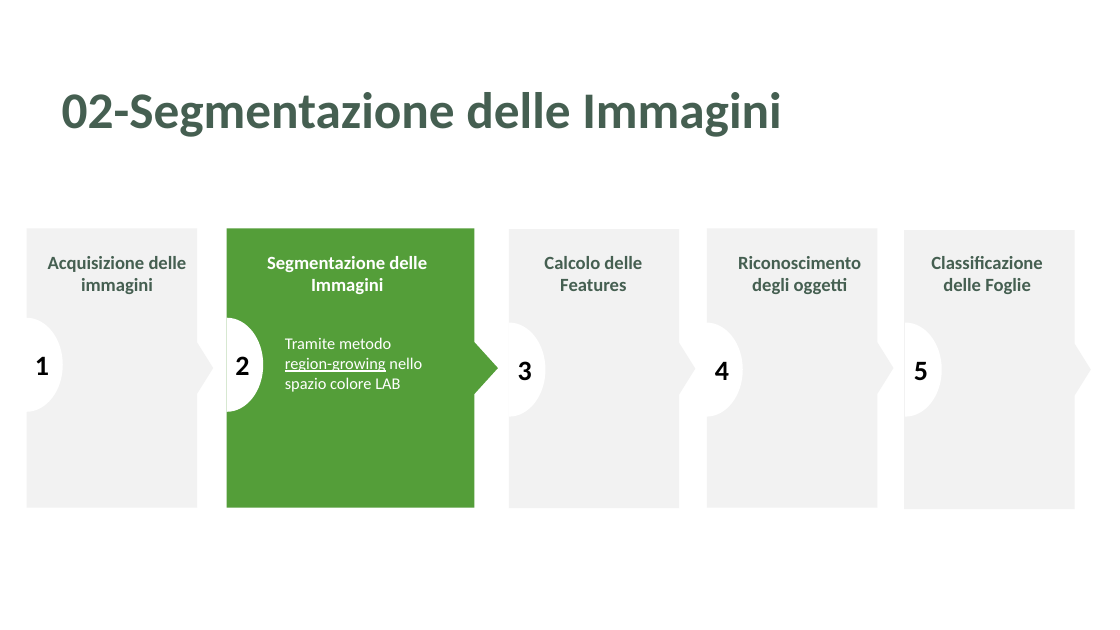
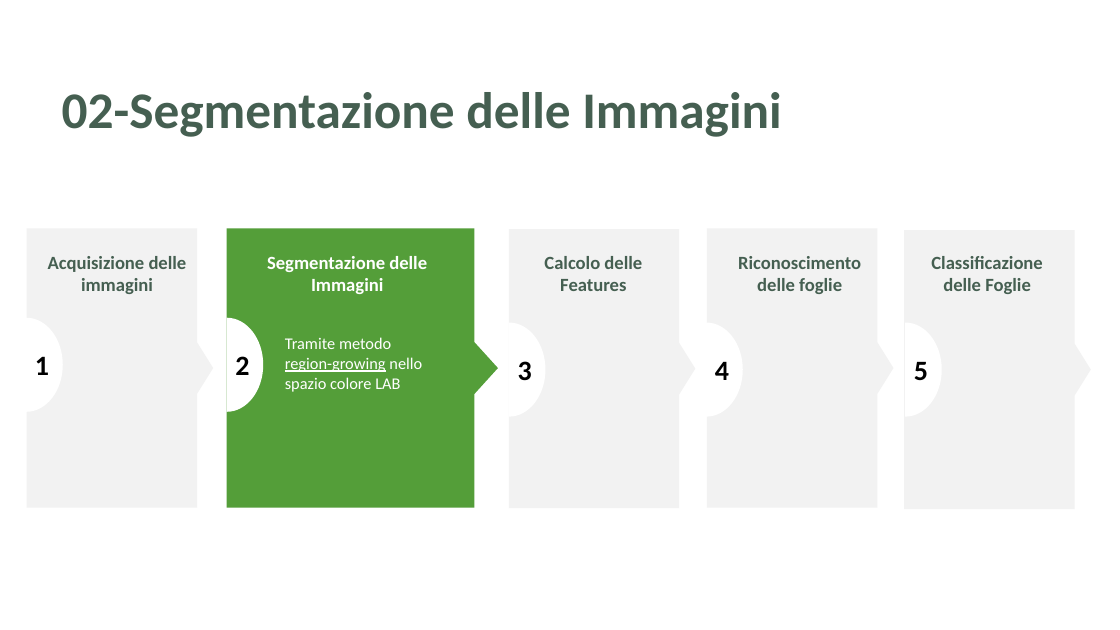
Before and after one commit to aleeteo/leaf_ID, a slide deck: slide 10 of presentazione/ProjectLeafWIP.pptx. Drawn at 1120x630 pixels with LibreOffice and Linux fonts; fonts in the diff are those of the drawing. Boxes give left, top, right and bottom in pixels: in the first picture for what was removed or moved away, otherwise in the second. Text is boxed around its words. In the diff, an @@ line names an element or a change of style, - is before the commit and + after.

```diff
--- a/presentazione/ProjectLeafWIP.pptx
+++ b/presentazione/ProjectLeafWIP.pptx
@@ text at bbox=[738, 256, 861, 294]: text changed @@
-Riconoscimento degli oggetti
+Riconoscimento delle foglie
```
Also in this commit, not shown: 1 other slide changed.
